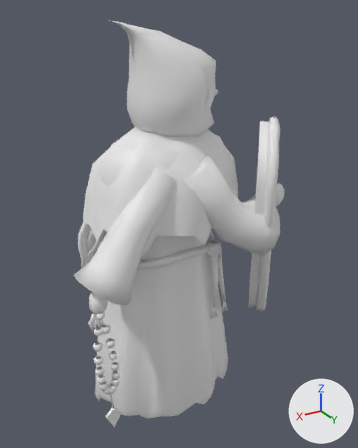
A saved change to the FBX model Assets/_CrimsonVeil/Art/Enemy/ShieldMonk.fbx.
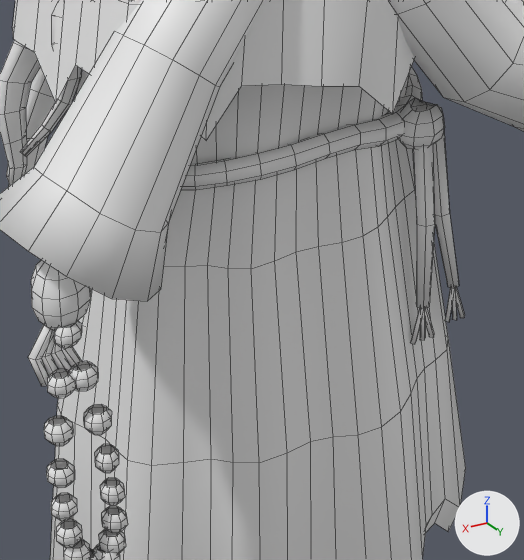
Each version is shown whole from a 50 mm camera at (1.24, 2.26, 2.18) aimed at (-0.1, 0.04, 1.07), then close up on the part from 22% to 69% of the width and 47% to 87% of the height. Every picture has the same lights, and +X, +Y and +Z are marked at lower right. The older version's two pictures come first. The close-ups show mesh edges as thin lines. Where no turn or scale is listed for an object, it has been applied to the vertices. Vertices at exactly the same position are counted once.

The older version as bpy lines, for what is in view:
```python
me_robe = bpy.data.meshes.new('Robe')
me_robe.from_pydata(...)  # 2759 vertices, 2327 faces; spans x -0.59..0.59, y -0.32..0.48, z -0.1..2.14
# faces by material slot: [1848, 479]
me_robe.materials.append(mat_ink)  # white #e7e7e7
me_robe.materials.append(mat_crimson)  # white #e7e7e7
ob_robe = bpy.data.objects.new('Robe', me_robe)
ob_robe.location = (0.0, 0.0, 0.0)
```
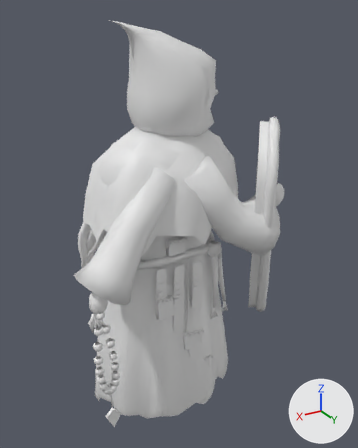
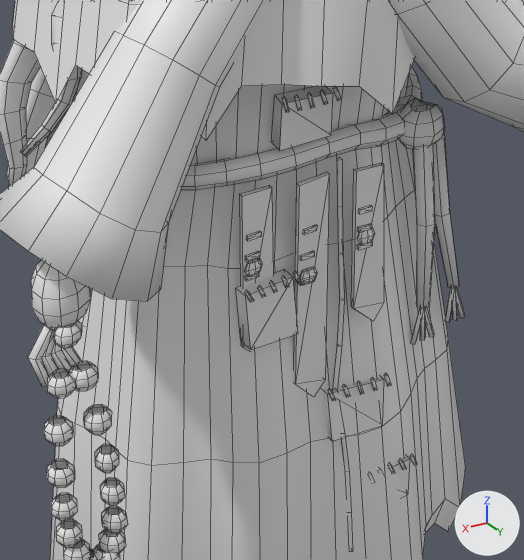
The edits, one by one:
me_robe is used by ob_robe; location (0.0, 0.0, 0.0).
me_robe had 2759 vertices, 2327 faces and spanned x -0.59..0.59, y -0.32..0.48, z -0.1..2.14.
me_robe now has 3121 vertices, 2641 faces and spans x -0.59..0.59, y -0.32..0.48, z -0.1..2.14.
me_robe part 1: 362 vertices added at x -0.18..0.18, y 0.21..0.3, z 0.14..1.11.

Location of each change, (x1, y1, x2, y2) in pixels of the close-ups (524 x 560 px):
part 1 of me_robe, added: after (236, 86, 417, 551)
